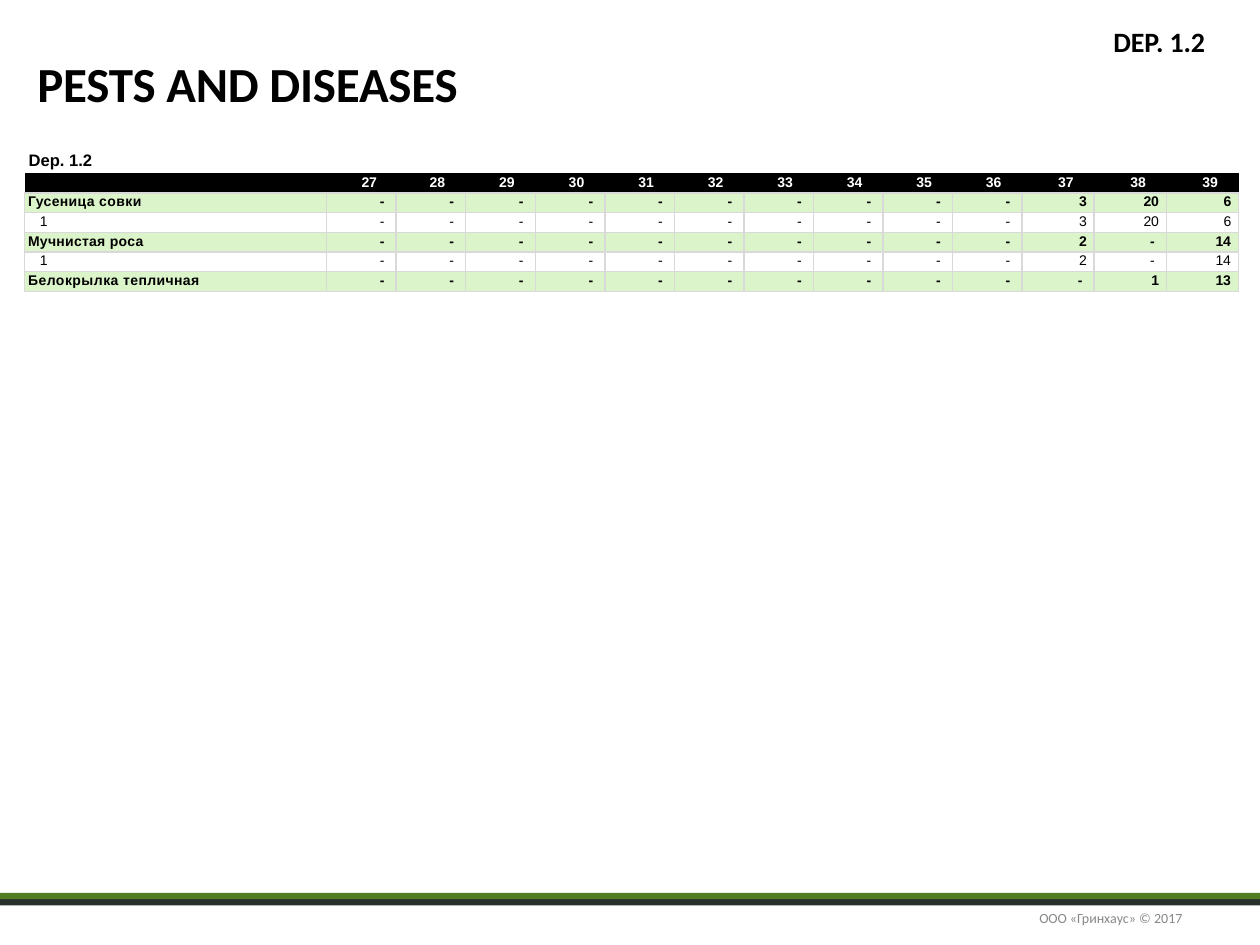
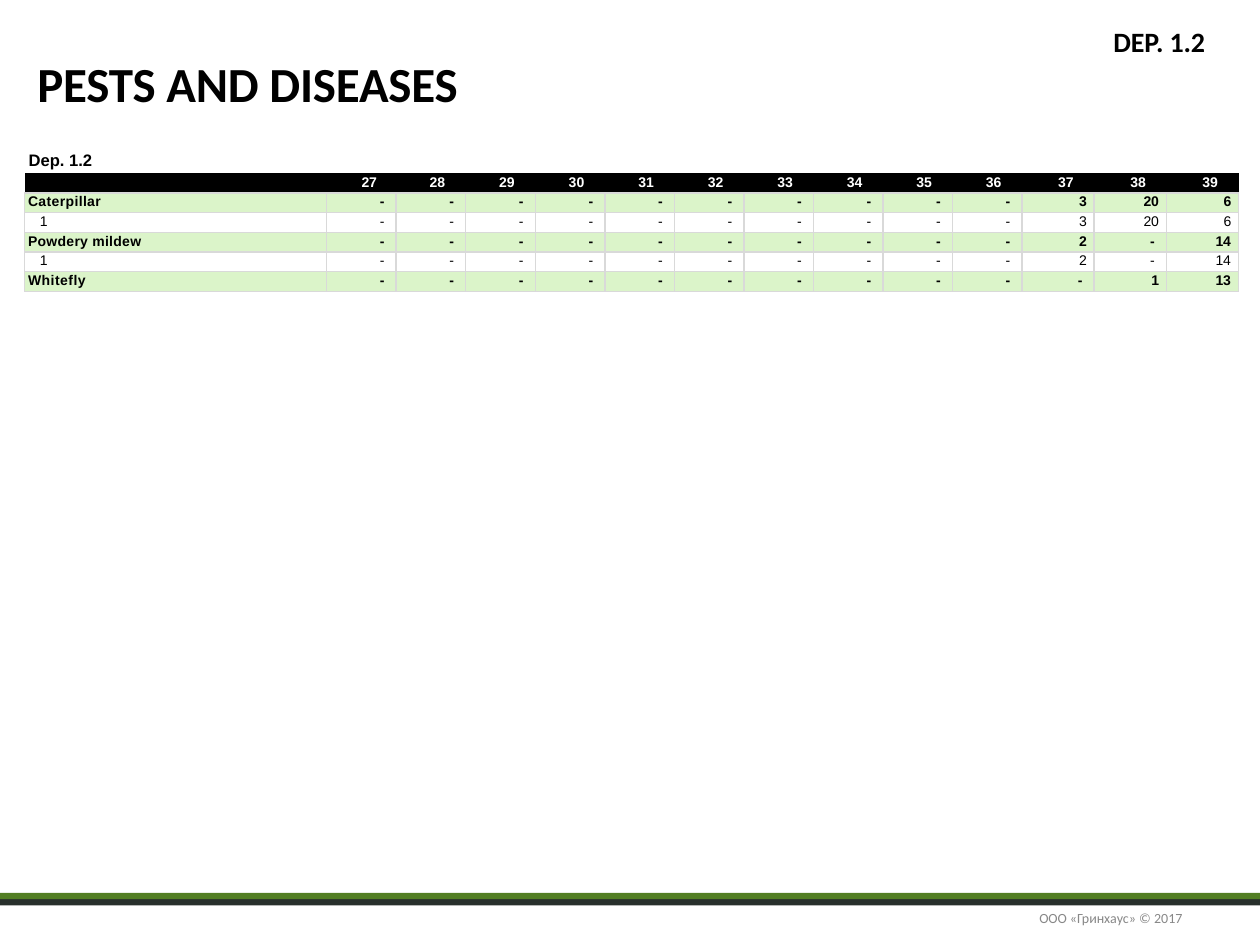
Before and after one commit to Sehin/pptx-translate, a slide deck: slide 18 of new.pptx. Drawn at 1260x945 pixels with LibreOffice and Linux fonts; fonts in the diff are those of the drawing. Boxes give left, top, right and bottom in pixels: in the first picture for what was removed or moved away, otherwise in the second. Text is boxed around its words. In the diff, an @@ line names an element or a change of style, - is before the commit and + after.

```diff
--- a/new.pptx
+++ b/new.pptx
@@ table at (25,173,1236,292) @@
-row 2, column 1: Гусеница совки
+row 2, column 1: Caterpillar
-row 4, column 1: Мучнистая роса
+row 4, column 1: Powdery mildew
-row 6, column 1: Белокрылка тепличная
+row 6, column 1: Whitefly
```
Also in this commit, not shown: 23 other slides changed, 11 other files.
